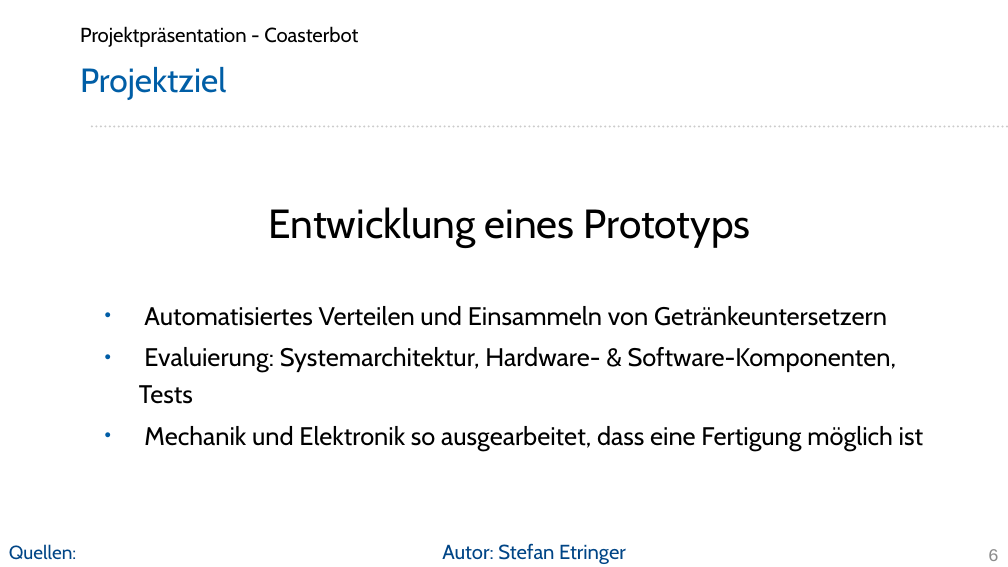
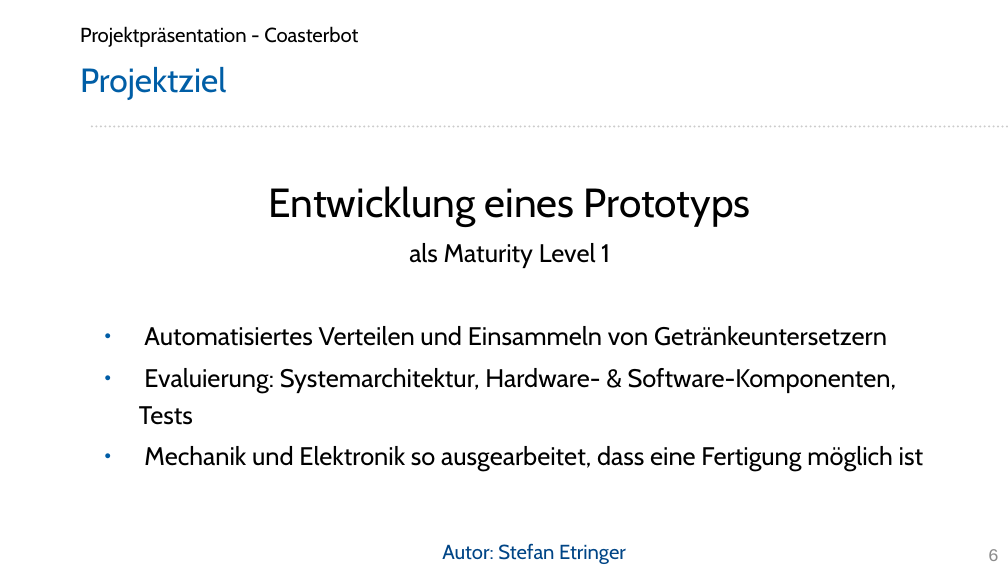
Before and after one commit to Project-CoasterBot/coasterbot, a slide deck: slide 6 of M6_Projekträsentation/se_Projektpräsentation_Coasterbot.odp. Drawn at 1008x567 pixels with LibreOffice and Linux fonts; fonts in the diff are those of the drawing; background and template pictures are left out. Boxes give left, top, right and bottom in pixels: in the first picture for what was removed or moved away, otherwise in the second. Text is boxed around its words. In the diff, an @@ line names an element or a change of style, - is before the commit and + after.

```diff
--- a/M6_Projekträsentation/se_Projektpräsentation_Coasterbot.odp
+++ b/M6_Projekträsentation/se_Projektpräsentation_Coasterbot.odp
@@ text at box(409, 243, 610, 268): paragraph added @@
+als Maturity Level 1
@@ text removed at box(9, 544, 76, 560) @@
-Quellen:
```
Also in this commit, not shown: 10 other slides changed, 2 slides added, 5 slides removed.
